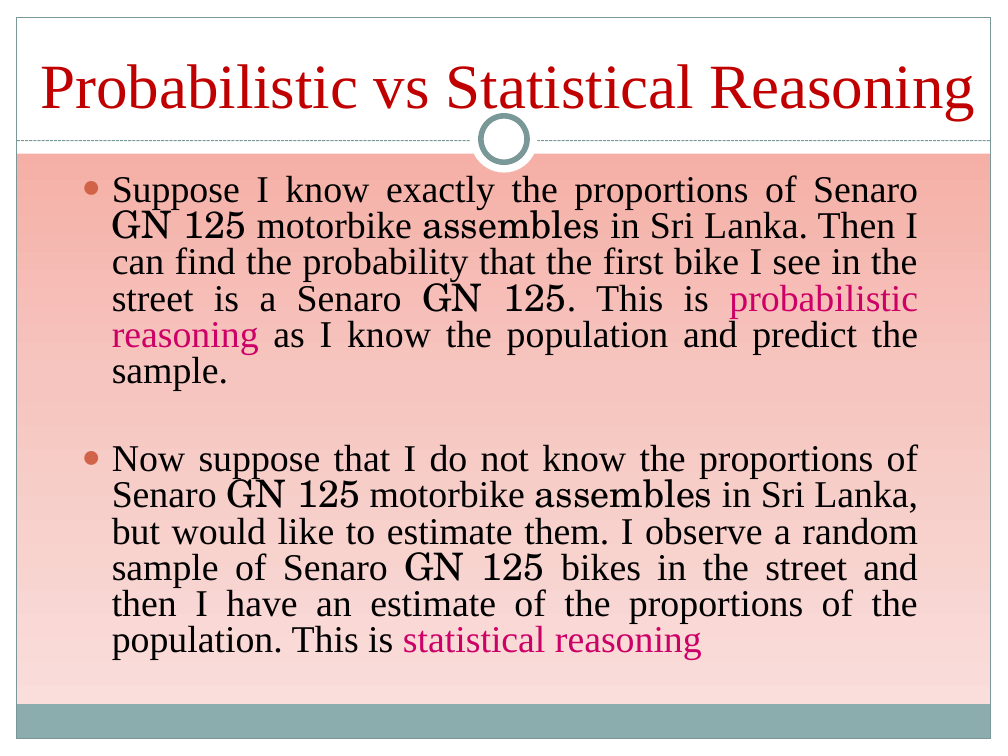
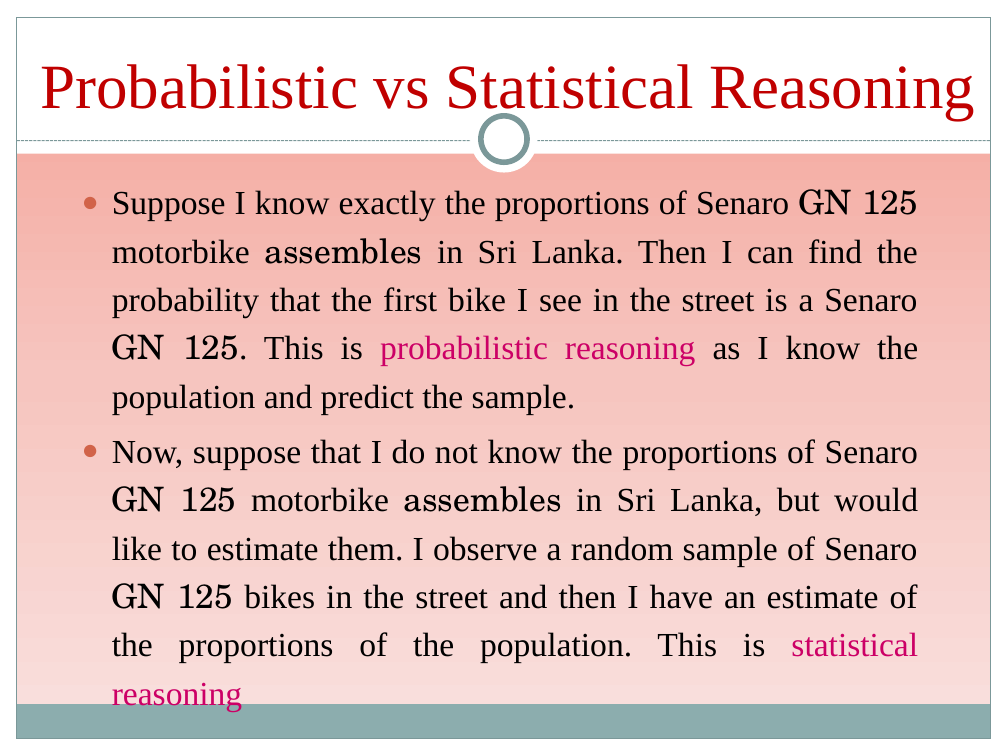
Before and after one commit to Mayooran1987/MC3020, a slide deck: slide 9 of Lect_1.pptx. Drawn at 1008x756 pixels with LibreOffice and Linux fonts; fonts in the diff are those of the drawing. Boxes give left, top, right and bottom in pixels: in the first picture for what was removed or moved away, otherwise in the second. Text is boxed around its words. In the diff, an @@ line names an element or a change of style, - is before the commit and + after.

```diff
--- a/Lect_1.pptx
+++ b/Lect_1.pptx
@@ text at box(112, 189, 918, 414): size 27 to 24 pt in "Suppose I know exactly the proportions of ..."; line spacing 0.8 to 1.2 @@
@@ text at box(112, 439, 918, 609): text changed; size 27 to 24 pt @@
-● Now suppose that I do not know the proportions of Senaro GN 125 motorbike assembles in Sri Lanka, but would like to estimate them. I observe a random sample of Senaro GN 125 bikes in the street and then I have an estimate of the proportions of the population. This is statistical reasoning
+● Now, suppose that I do not know the proportions of Senaro GN 125 motorbike assembles in Sri Lanka, but would like to estimate them. I observe a random sample of Senaro GN 125 bikes in the street and then I have an estimate of the proportions of the population. This is statistical reasoning
```
Also in this commit, not shown: 4 other slides changed.
